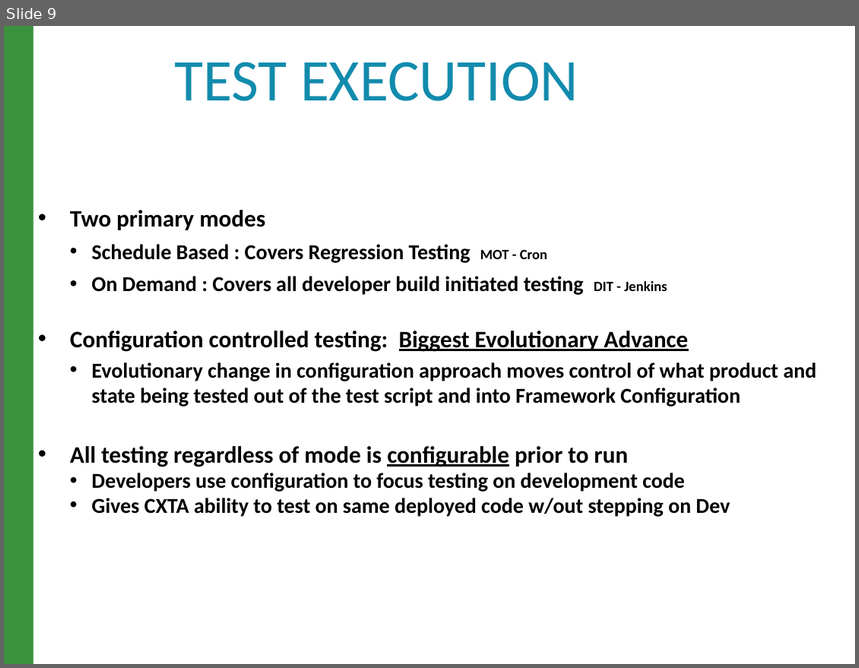
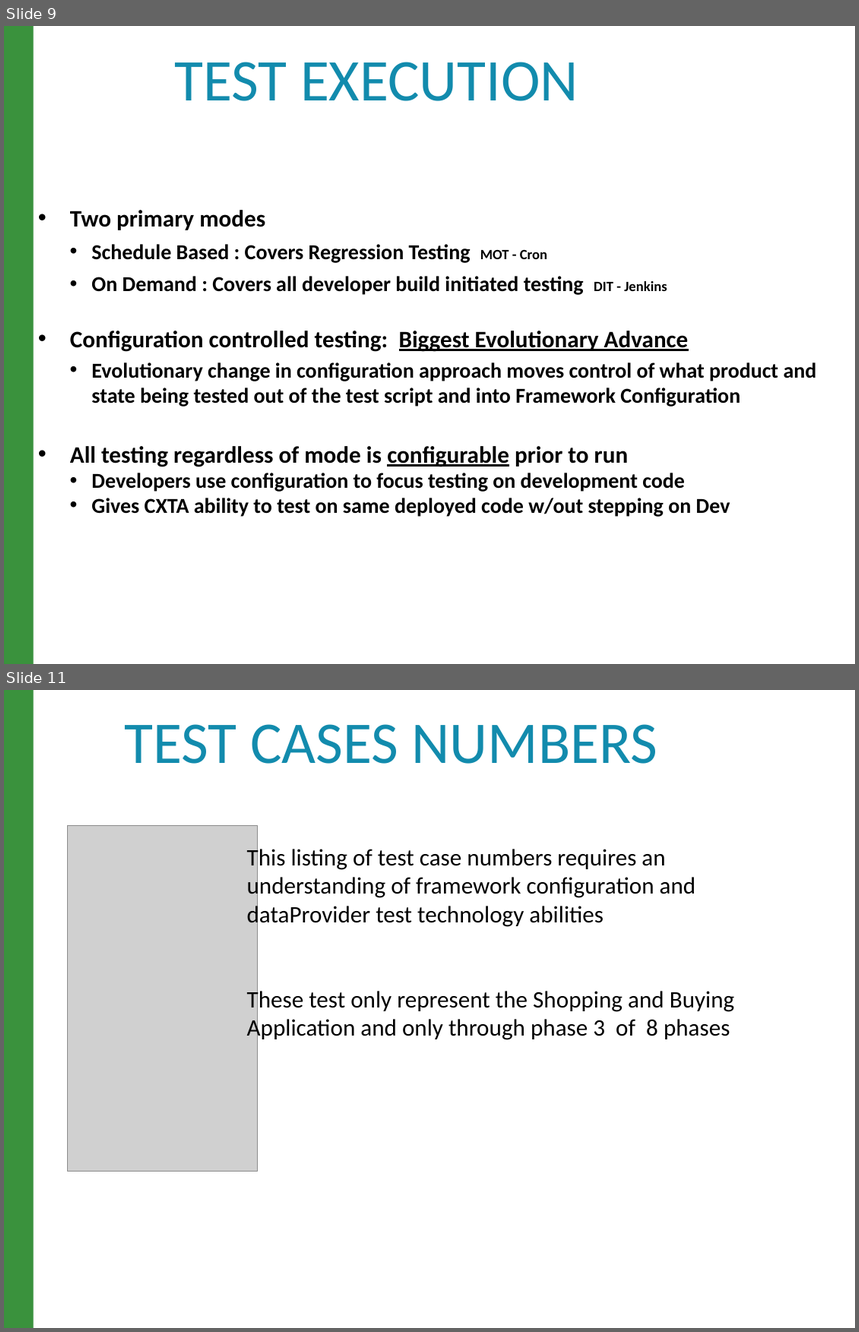
Before and after one commit to raghav9329/mainProf, a slide deck: CurrentWork_Delta/CX_StrategyPowerPoint.pptx. Shown one above the other, each under a label of ours: slide 9 before the commit, slides 9 and 11 after it; the slides between them are not shown. The pictures are 859x668 and 859x1332 pixels, drawn with LibreOffice and Linux fonts; fonts in the diff are those of the drawing; grey boxes stand for pictures. Boxes give left, top, right and bottom in pixels: in the first picture for what was removed or moved away, otherwise in the second. Text is boxed around its words. In the diff, an @@ line names an element or a change of style, - is before the commit and + after.

```diff
--- a/CurrentWork_Delta/CX_StrategyPowerPoint.pptx
+++ b/CurrentWork_Delta/CX_StrategyPowerPoint.pptx
@@ slide 11 added at (4,690,855,1328), background #FFFFFF; not listed: 1 template element that a slide beside it also shows @@
@@ title added at (124,724,658,764), 50 pt, text #128BAD @@
+TEST CASES NUMBERS
@@ picture added at (67,826,257,1172) @@
@@ text added at (247,846,735,1042), 20 pt, text #000000 @@
+This listing of test case numbers requires an understanding of framework configuration and dataProvider test technology abilities
+These test only represent the Shopping and Buying Application and only through phase 3 of 8 phases
```
Also in this commit, not shown: 4 slides changed, 2 other files.
